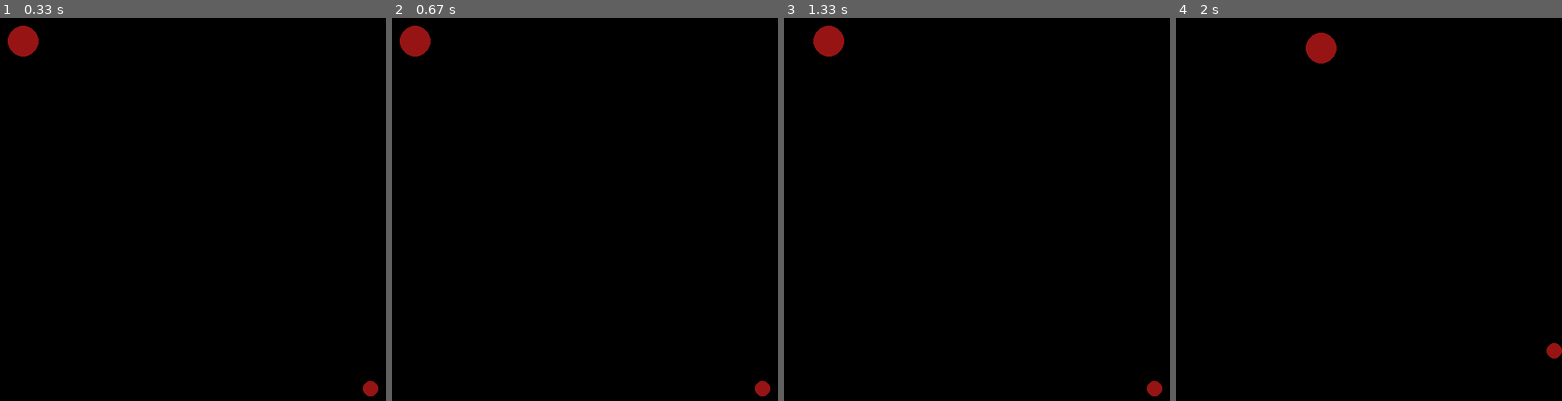
Above: before the commit, frames 1-4 (left to right).
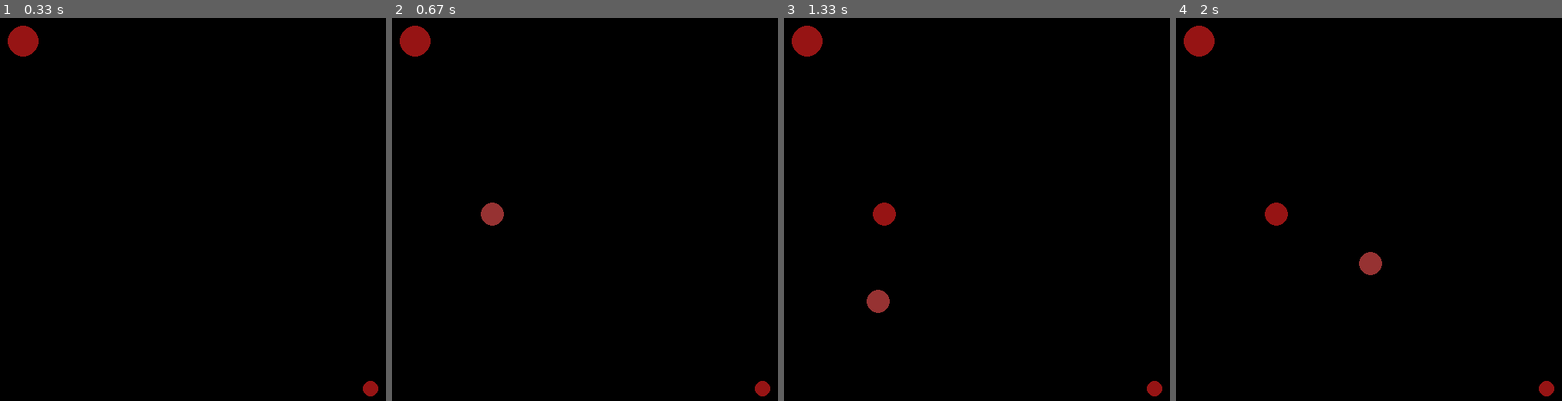
Above: after the commit, the same moments.

Repository: curlymario/mpit_cs_py_hw
Game: pygame game, started from lect_20/lab/3.balls.py
The game is run twice, just before and just after one commit, with the same random seed, the same clock (stepped at 60 frames per second) and the same inputs.
Inputs (mouse positions are in pixels of both pictures, inside the frame that each line leads up to):
- Up to frame 1 (0.33 s): no input
- Up to frame 2 (0.67 s): press the mouse at (585, 236) at 0.37 s; move the mouse to (538, 224) at 0.47 s; release the mouse at (492, 213) at 0.6 s
- Up to frame 3 (1.33 s): press the mouse at (977, 236) at 0.7 s; move the mouse to (919, 270) at 0.8 s; release the mouse at (857, 301) at 0.93 s; hold Right from 1 s (still down)
- Up to frame 4 (2 s): release Right at 1.47 s; hold Up 1.5-1.8 s; hold Right from 1.83 s (still down)

Frame 1 is identical in both runs. In frame 2, 0.3% of the frame differs, in the area x 23-29%, y 48-55%; in frame 3, 1.4%; in frame 4, 1.8%, in the area x 2-100%, y 2-99%.

Commit message:
lab 20 tasks 3-5

Diff:
--- a/lect_20/lab/3.balls.py
+++ b/lect_20/lab/3.balls.py
@@ -1,5 +1,4 @@
-import sys
-import pygame
+import sys, pygame, math
 
 
 class Vector:
@@ -31,6 +30,16 @@
         (0, -1)
         """
         return Vector(self.x - other.x, self.y - other.y)
+
+    def length(self):
+        """
+        returns length of vector
+        :return: float
+        >>> a = Vector(5, 12)
+        >>> a.length()
+        13.0
+        """
+        return math.sqrt(self.x**2 + self.y**2)
 
     def dot_product(self, other):
         """
@@ -95,10 +104,7 @@
         self.position = Vector(x, y)
         self.velocity = Vector(0, 0)
         self.radius = radius
-
-        self.red = 150
-        self.green = 20
-        self.blue = 20
+        self.selected = False
 
     def input(self):
         if pygame.key.get_pressed()[pygame.K_LEFT]:
@@ -132,6 +138,11 @@
         self.velocity *= frict
         self.position += self.velocity * dt
 
+    def update_selection(self, old_selection):
+        if isinstance(old_selection, Ball):
+            old_selection.selected = False
+        self.selected = True
+
     def render(self, canvas):
         # velocity = self.velocity.intpair()
         position = self.position.intpair()
@@ -140,7 +151,31 @@
         # green = 255 if abs(velocity[0]) >= 255 else abs(velocity[0])
         # blue = 255 if abs(velocity[1]) >= 255 else abs(velocity[1])
 
+        if self.selected:
+            self.red, self.green, self.blue = 150, 50, 50
+        else:
+            self.red, self.green, self.blue = 150, 20, 20
+
         pygame.draw.circle(canvas, (self.red, self.green, self.blue), (position[0], position[1]), self.radius)
+
+
+def mouse_click_action(balls, current_selection, cursor_position):
+    """
+    select ball and unselect previously selected
+    if non selected create new
+    return selected ball
+    :param current_selection: Ball
+    :return Ball
+    """
+    for ball in balls:
+        distance = cursor_position - ball.position
+        if distance.length() <= ball.radius:
+            ball.update_selection(current_selection)
+            return ball
+    new_ball = Ball(*cursor_position.intpair(), 15)
+    balls.append(new_ball)
+    new_ball.update_selection(current_selection)
+    return new_ball
 
 
 if __name__ == '__main__':
@@ -162,17 +197,25 @@
     balls.append(Ball(30, 30, 20))
     balls.append(Ball(480, 480, 10))
 
+    selection = None
+
     while True:
         dt = clock.tick(50) / 1000.0
 
         for event in pygame.event.get():
             if event.type == pygame.QUIT or (event.type == pygame.KEYDOWN and event.key == pygame.K_ESCAPE):
                 sys.exit()
+            if event.type == pygame.MOUSEBUTTONUP:
+                click = Vector(*pygame.mouse.get_pos())
+                selection = mouse_click_action(balls, selection, click)
+
+
 
         screen.fill((0, 0, 0))
 
         for ball in balls:
-            ball.input()
+            if ball.selected:
+                ball.input()
             ball.update(dt, friction)
             ball.render(screen)
 
